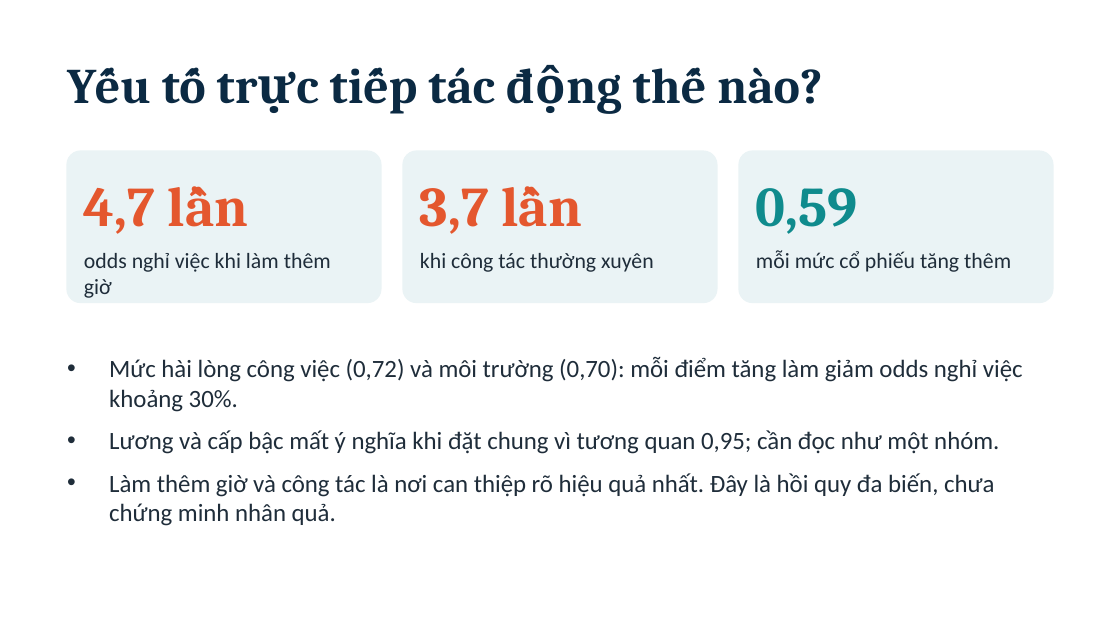
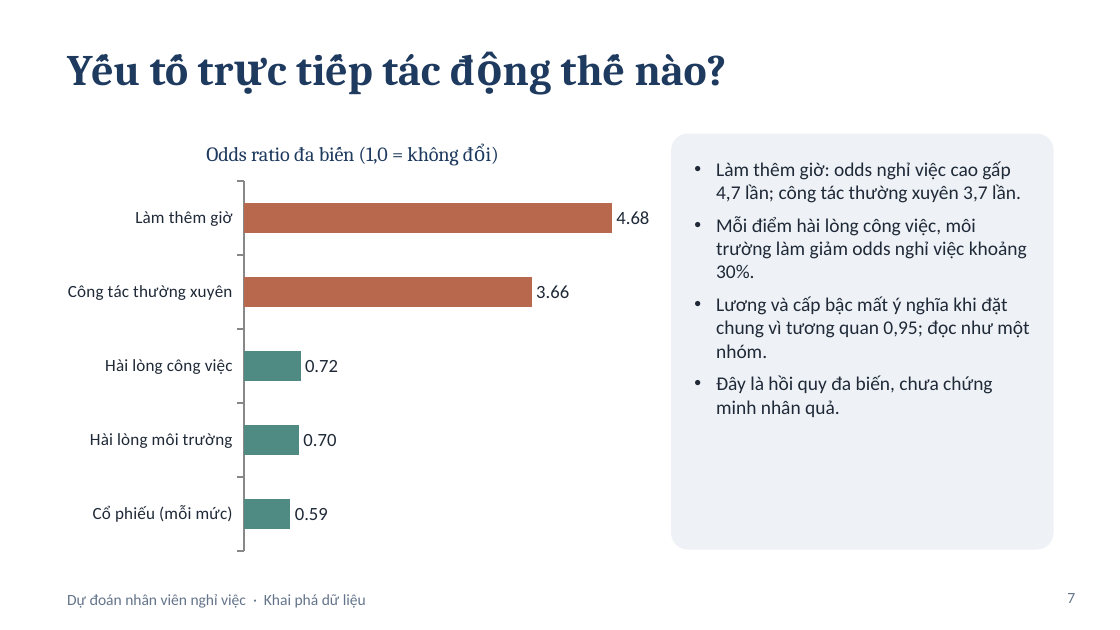
Before and after one commit to truong123123/DuDoanNghiViec_KhaiPhaDuLieu, a slide deck: slide 7 of ThuyetTrinh_DuDoanNghiViec.pptx (slide 5 before the commit). Drawn at 1120x630 pixels with LibreOffice and Linux fonts; fonts in the diff are those of the drawing. Boxes give left, top, right and bottom in pixels: in the first picture for what was removed or moved away, otherwise in the second. Text is boxed around its words. In the diff, an @@ line names an element or a change of style, - is before the commit and + after.

```diff
--- a/ThuyetTrinh_DuDoanNghiViec.pptx
+++ b/ThuyetTrinh_DuDoanNghiViec.pptx
@@ text "Yếu tố trực tiếp tác ...": place and size @@
-text "Yếu tố trực tiếp tác ..." at bbox=[162, 67, 822, 104]
+text "Yếu tố trực tiếp tác ..." at bbox=[150, 54, 727, 86]
@@ text "Yếu tố trực tiếp tác ..." at bbox=[150, 54, 727, 86]: size 32 to 28 pt, text colour #0B2A43 to #1E3A5F @@
@@ bar chart added at bbox=[56, 123, 650, 560] @@
+title "Odds ratio đa biến (1,0 = không đổi)"
+categories: Cổ phiếu (mỗi mức), Hài lòng môi trường, Hài lòng công việc, Công tác thường xuyên, Làm thêm giờ
+Series 1: 0.59, 0.7, 0.72, 3.66, 4.68
@@ rounded rectangle added at bbox=[672, 134, 1053, 549], fill #EEF2F6, outline #EEF2F6 1 pt @@
@@ rounded rectangle removed at bbox=[67, 151, 381, 302] @@
@@ rounded rectangle removed at bbox=[403, 151, 717, 302] @@
@@ text at bbox=[716, 161, 1029, 417]: text changed; size 16 to 12.5 pt; text colour #1F2D3A to #1F2937 @@
-• Mức hài lòng công việc (0,72) và môi trường (0,70): mỗi điểm tăng làm giảm odds nghỉ việc khoảng 30%.
-• Lương và cấp bậc mất ý nghĩa khi đặt chung vì tương quan 0,95; cần đọc như một nhóm.
-• Làm thêm giờ và công tác là nơi can thiệp rõ hiệu quả nhất. Đây là hồi quy đa biến, chưa chứng minh nhân quả.
+• Làm thêm giờ: odds nghỉ việc cao gấp 4,7 lần; công tác thường xuyên 3,7 lần.
+• Mỗi điểm hài lòng công việc, môi trường làm giảm odds nghỉ việc khoảng 30%.
+• Lương và cấp bậc mất ý nghĩa khi đặt chung vì tương quan 0,95; đọc như một nhóm.
+• Đây là hồi quy đa biến, chưa chứng minh nhân quả.
@@ rounded rectangle removed at bbox=[739, 151, 1053, 302] @@
@@ text removed at bbox=[84, 188, 156, 234] @@
-4,7 lần
@@ text removed at bbox=[420, 188, 489, 234] @@
-3,7 lần
@@ text removed at bbox=[756, 188, 858, 234] @@
-0,59
@@ text removed at bbox=[84, 253, 331, 298] @@
-odds nghỉ việc khi làm thêm giờ
@@ text removed at bbox=[420, 253, 654, 272] @@
-khi công tác thường xuyên
@@ text removed at bbox=[756, 250, 1011, 272] @@
-mỗi mức cổ phiếu tăng thêm
@@ text added at bbox=[67, 594, 366, 608], 10 pt, text #64748B @@
+Dự đoán nhân viên nghỉ việc · Khai phá dữ liệu
@@ page number added at bbox=[1067, 593, 1075, 603], 10 pt, text #64748B @@
+7
```
Also in this commit, not shown: 7 other slides changed, 3 slides added.
